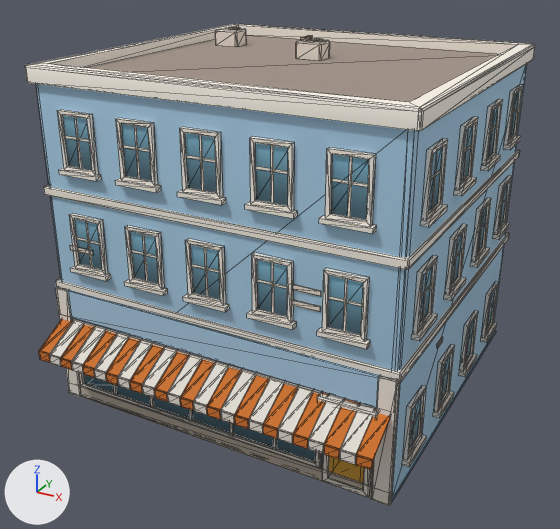
An edit to the glTF model newcity/art/kit/beacon_w1.glb, drawn before and after from the same camera.
One viewpoint serves both versions: a 50 mm camera at (12.3, -23.7, 15.8) aimed at (0.0, -1.4, 4.6). Arrows for +X, +Y and +Z are at lower left; the lights stay in place. The older version comes first. Mesh edges are drawn as thin lines. Vertices at exactly the same position are counted once.

The first picture shows 'beacon_w1'.
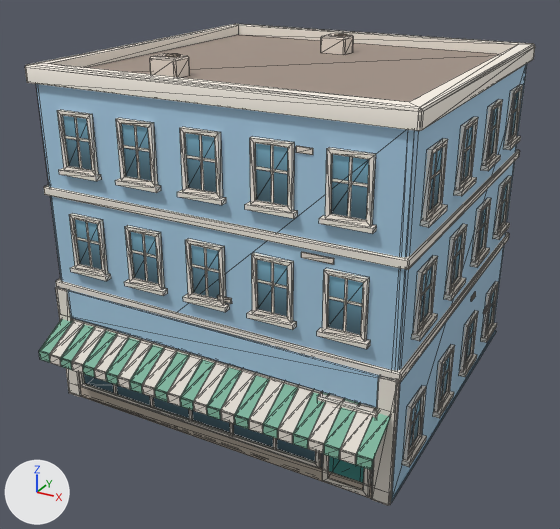
Edits to the bpy script that builds the scene:
```text
Change me_beacon_w1:
    used by ob_beacon_w1; location = (0.0, 0.0, 0.0)
    remove me_beacon_w1.from_pydata(...)  # 1936 vertices, 2650 faces; spans x -6.49..6.49, y -7.39..6.16, z 0.0..12.19
    add me_beacon_w1.from_pydata(...)  # 1928 vertices, 2640 faces; spans x -6.49..6.49, y -7.39..6.16, z 0.0..12.11
    me_beacon_w1 part 1: the loose piece of 16 vertices spanning x 2.83..3.83, y -6.04..-6.0, z 5.78..5.95 is scaled about its middle by (0.493, 1, 1), then moved by (-2.72, 0.0, -0.45)
    me_beacon_w1 part 2: the loose piece of 16 vertices spanning x -5.49..-4.49, y -6.04..-6.0, z 5.81..5.98 is scaled about its middle by (0.493, 1, 1), then moved by (8.25, 0.0, 4.49)
    me_beacon_w1 part 3: the loose piece of 16 vertices spanning x 6.25..6.29, y -2.52..-2.02, z 3.53..3.7 is moved by (0.0, 3.77, 0.01)
    me_beacon_w1 part 4: the loose piece of 16 vertices spanning x -0.36..0.12, y 1.23..1.71, z 12.07..12.11 is moved by (-2.34, -5.25, 0.0)
    me_beacon_w1 part 5: the loose piece of 20 vertices spanning x -0.77..0.23, y 1.07..1.87, z 11.47..12.07 is moved by (-2.34, -5.25, 0.0)
    me_beacon_w1 part 6: the loose piece of 16 vertices spanning x -4.63..-4.15, y 2.63..3.11, z 12.07..12.11 is moved by (4.44, 0.25, 0.0)
    me_beacon_w1 part 7: the loose piece of 20 vertices spanning x -5.04..-4.04, y 2.47..3.27, z 11.47..12.07 is moved by (4.44, 0.25, 0.0)
    me_beacon_w1 part 8: the loose piece of 8 vertices spanning x -0.62..-0.42, y 1.22..1.72, z 12.07..12.19 is deleted
    me_beacon_w1 part 9: 16 vertices moved from x 2.83..3.83, y -6.04..-6.0, z 6.27..6.44 to x 3.2..4.2, y -6.04..-6.0, z 7.32..7.49
    me_beacon_w1 part 10: 304 kept faces spanning x -6.28..6.28, y -7.39..4.87, z 0.2..10.42 get new texture (UV) coordinates
    other edits to the shape of me_beacon_w1 do not show in these pictures
```

Pixel boxes (x1, y1, x2, y2) of what changed, in the pictures (560 x 529 px; the box of a moved part takes in the faces that stretch with it):
part 1 of me_beacon_w1, moved or reshaped: before (293, 300, 321, 312); after (218, 296, 232, 304)
part 2 of me_beacon_w1, moved or reshaped: before (70, 245, 93, 256); after (296, 146, 313, 155)
part 3 of me_beacon_w1, moved or reshaped: before (437, 337, 443, 348); after (471, 292, 476, 301)
part 4 of me_beacon_w1, moved or reshaped: before (310, 39, 323, 42); after (165, 54, 181, 57)
part 5 of me_beacon_w1, moved or reshaped: before (296, 40, 330, 61); after (150, 53, 190, 78)
part 6 of me_beacon_w1, moved or reshaped: before (228, 27, 240, 30); after (335, 34, 347, 36)
part 7 of me_beacon_w1, moved or reshaped: before (215, 27, 247, 47); after (321, 34, 354, 55)
part 8 of me_beacon_w1, deleted: before (301, 36, 313, 41)
part 9 of me_beacon_w1, moved or reshaped: before (293, 284, 321, 297); after (301, 252, 334, 265)
part 10 of me_beacon_w1, surface changed: (39, 293, 390, 483) in both
